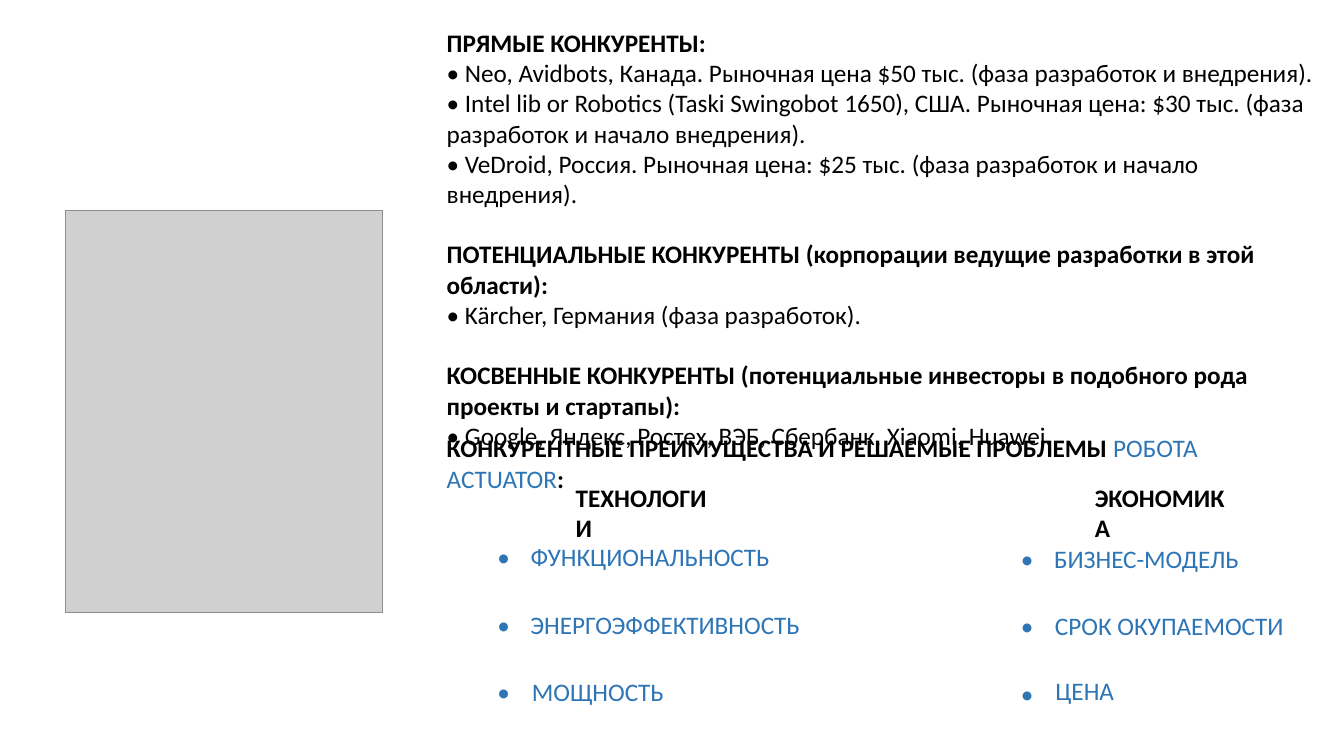
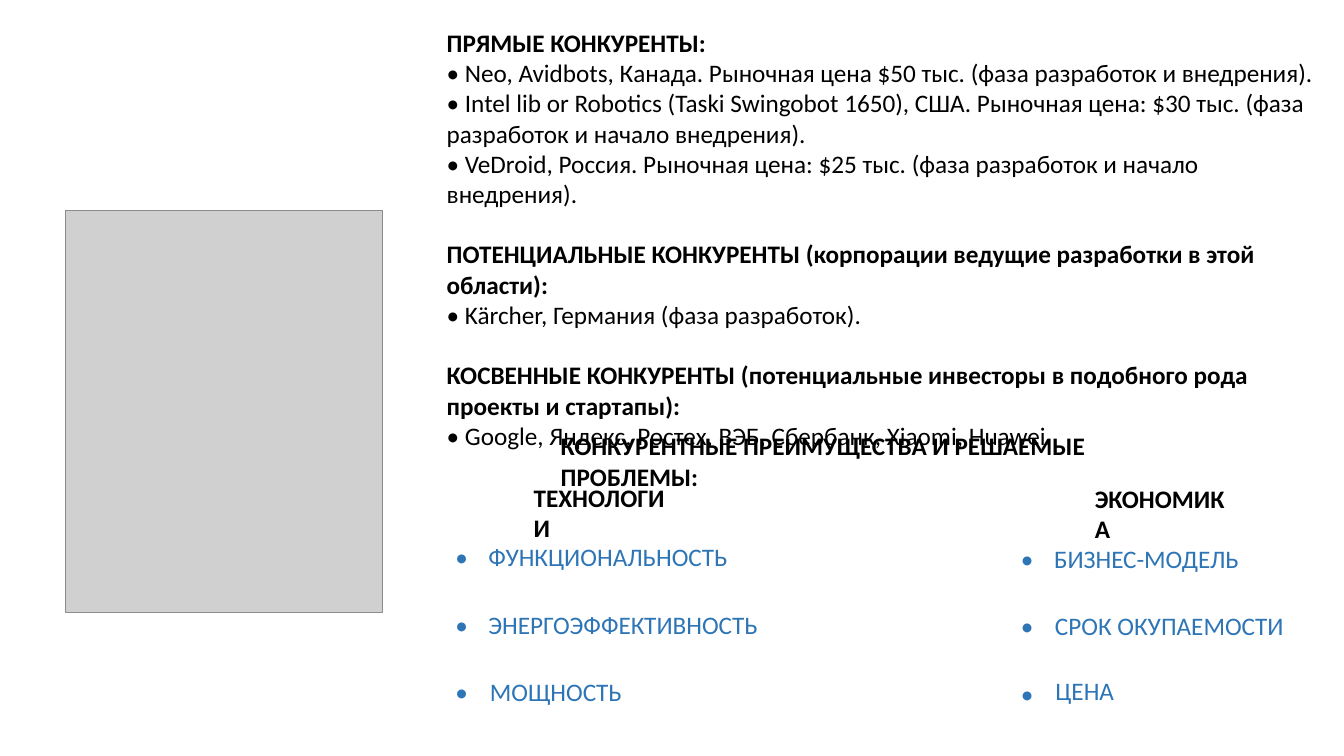
Before and after one commit to iACTUATOR/iactuator.ru, a slide deck: slide 7 of actuator.pptx. Drawn at 1344x756 pixels with LibreOffice and Linux fonts; fonts in the diff are those of the drawing; grey boxes stand for pictures. Boxes give left, top, right and bottom in pixels: in the first picture for what was removed or moved away, otherwise in the second. Text is boxed around its words. In the diff, an @@ line names an element or a change of style, - is before the commit and + after.

```diff
--- a/actuator.pptx
+++ b/actuator.pptx
@@ text at (561,435,1085,492): text changed @@
-КОНКУРЕНТНЫЕ ПРЕИМУЩЕСТВА И РЕШАЕМЫЕ ПРОБЛЕМЫ РОБОТА ACTUATOR:
+КОНКУРЕНТНЫЕ ПРЕИМУЩЕСТВА И РЕШАЕМЫЕ ПРОБЛЕМЫ:
@@ 7 texts: place and size @@
-7 texts at (488,477,799,712)
+7 texts at (446,477,757,712)
```
Also in this commit, not shown: 5 other slides changed, 1 other file.
